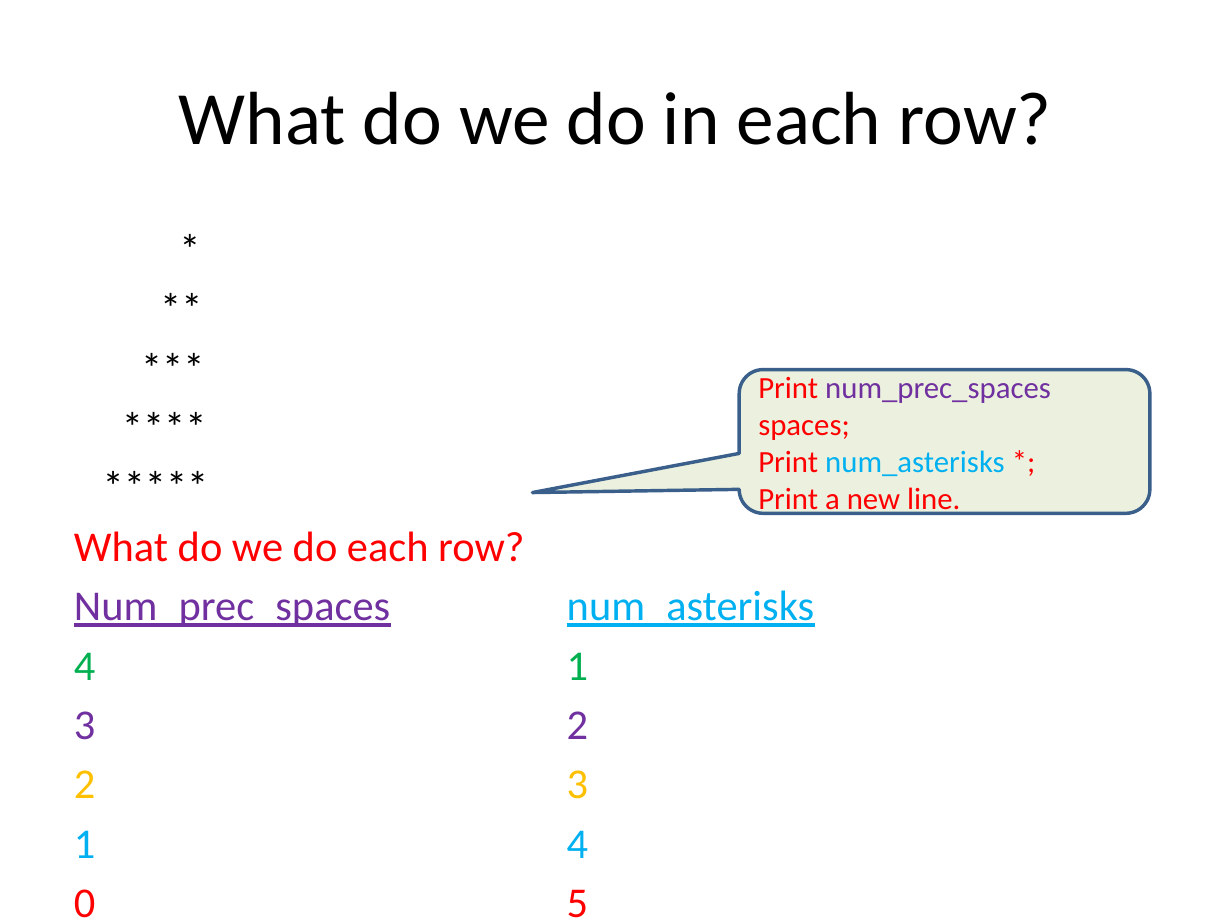
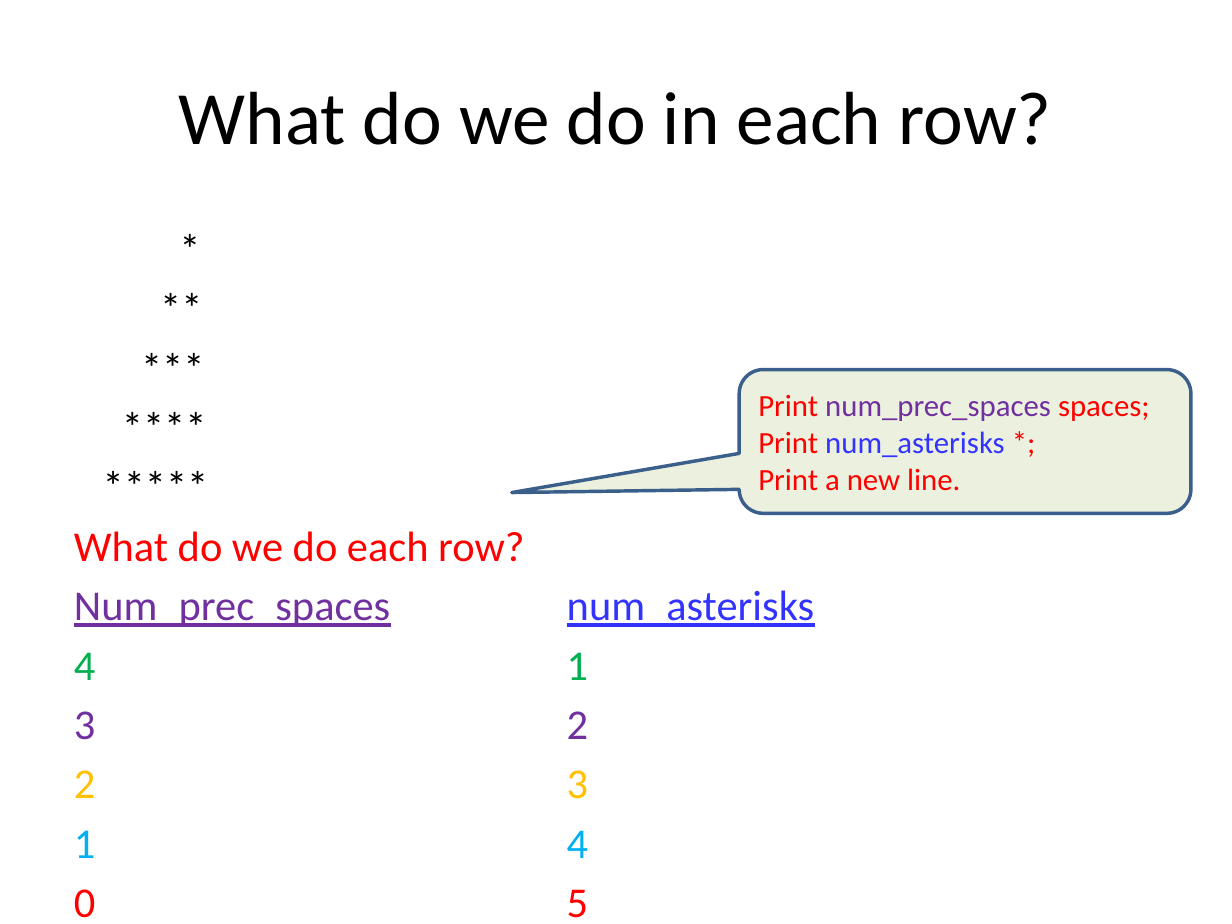
Before and after one commit to tong-yee/tong-yee.github.io, a slide deck: slide 29 of 135/slides/ch04/asterisk_pattern.pptx (slide 28 before the commit). Drawn at 1232x924 pixels with LibreOffice and Linux fonts; fonts in the diff are those of the drawing. Boxes give left, top, right and bottom in pixels: in the first picture for what was removed or moved away, otherwise in the second. Text is boxed around its words. In the diff, an @@ line names an element or a change of style, - is before the commit and + after.

```diff
--- a/135/slides/ch04/asterisk_pattern.pptx
+++ b/135/slides/ch04/asterisk_pattern.pptx
@@ rounded speech box "Print num_prec_spaces spaces;": place and size @@
-rounded speech box "Print num_prec_spaces spaces;" at <box>739,370,1149,514</box>
+rounded speech box "Print num_prec_spaces spaces;" at <box>739,370,1191,514</box>
@@ text in rounded speech box at <box>758,431,1005,457</box>: text colour #00B0F0 to #3333FF in "num_asterisks" @@
@@ text at <box>74,590,815,627</box>: text colour #00B0F0 to #3333FF in "num_asterisks" @@
```
Also in this commit, not shown: 11 other slides changed, 6 slides added, 2 slides removed, 24 other files.
